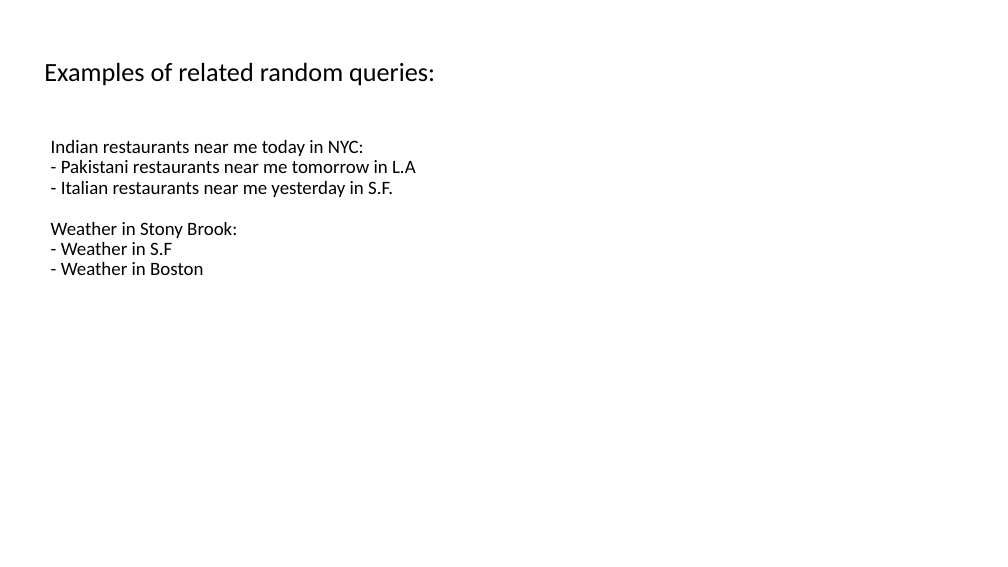
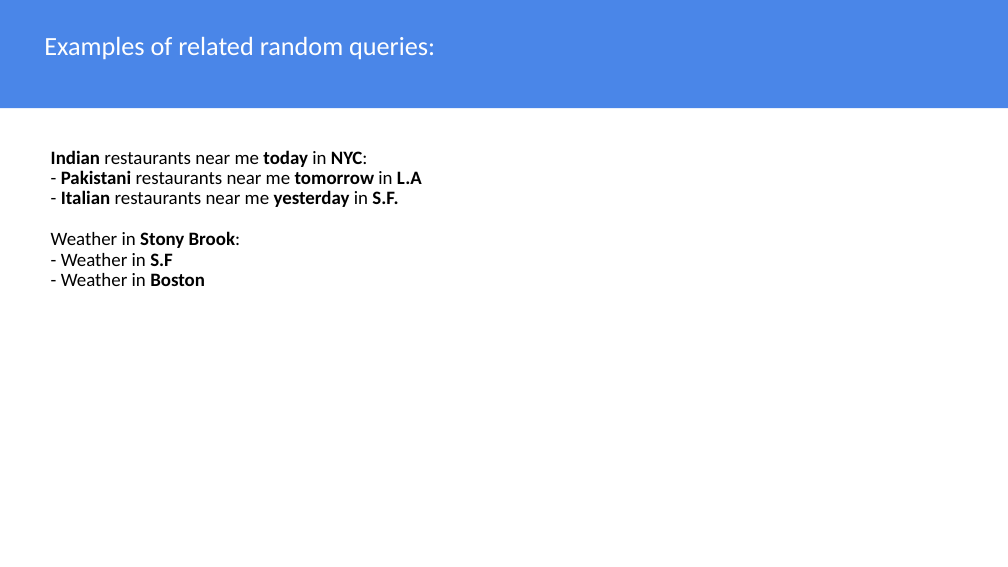
Before and after one commit to JayLohokare/who-am-I, a slide deck: slide 18 of Who am I.pptx. Drawn at 1008x567 pixels with LibreOffice and Linux fonts; fonts in the diff are those of the drawing. Boxes give left, top, right and bottom in pixels: in the first picture for what was removed or moved away, otherwise in the second. Text is boxed around its words. In the diff, an @@ line names an element or a change of style, - is before the commit and + after.

```diff
--- a/Who am I.pptx
+++ b/Who am I.pptx
@@ rectangle added at <box>0,0,1008,108</box>, fill #4A86E8 @@
@@ title "Examples of related random queries:": place and size @@
-title "Examples of related random queries:" at <box>44,62,435,86</box>
+title "Examples of related random queries:" at <box>44,37,435,60</box>
@@ title "Examples of related random queries:" at <box>44,37,435,60</box>: text colour #000000 to #FFFFFF @@
@@ text "Indian restaurants near me today ...": place and size @@
-text "Indian restaurants near me today ..." at <box>51,140,416,275</box>
+text "Indian restaurants near me today ..." at <box>51,150,422,286</box>
@@ text "Indian restaurants near me today ..." at <box>51,150,422,286</box>: bold on in "Indian today NYC:", "Pakistani tomorrow L.A", "Italian yesterday S.F.", "Stony Brook:" and 2 more places @@
```
Also in this commit, not shown: 19 other slides changed.
